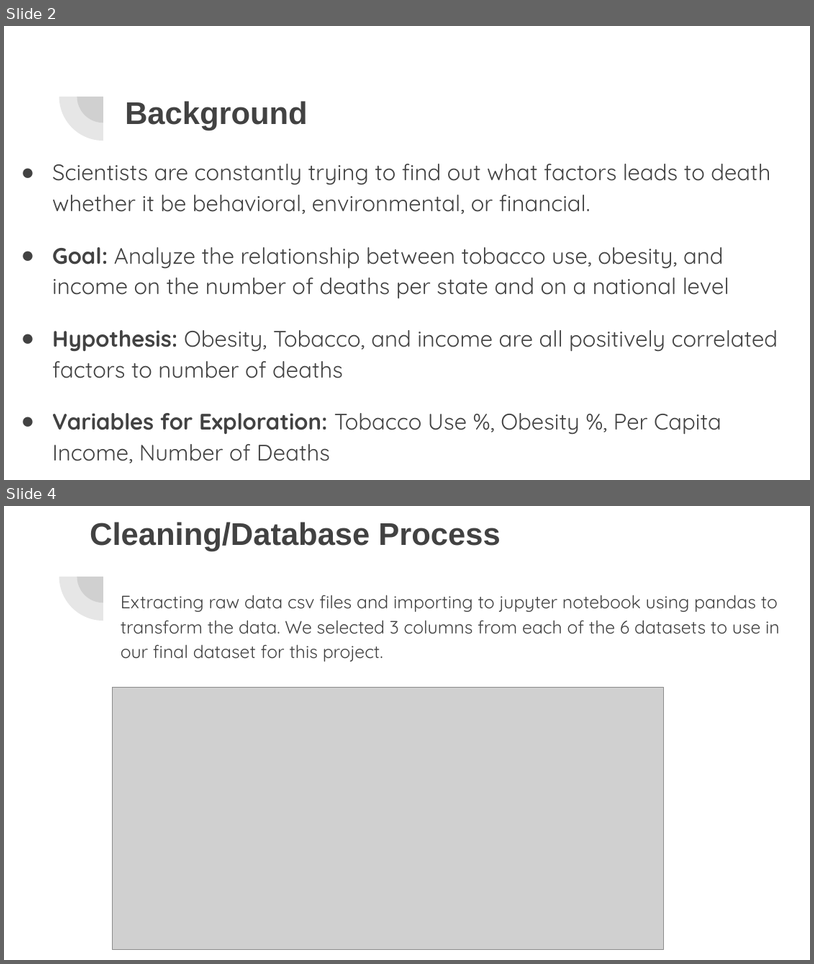
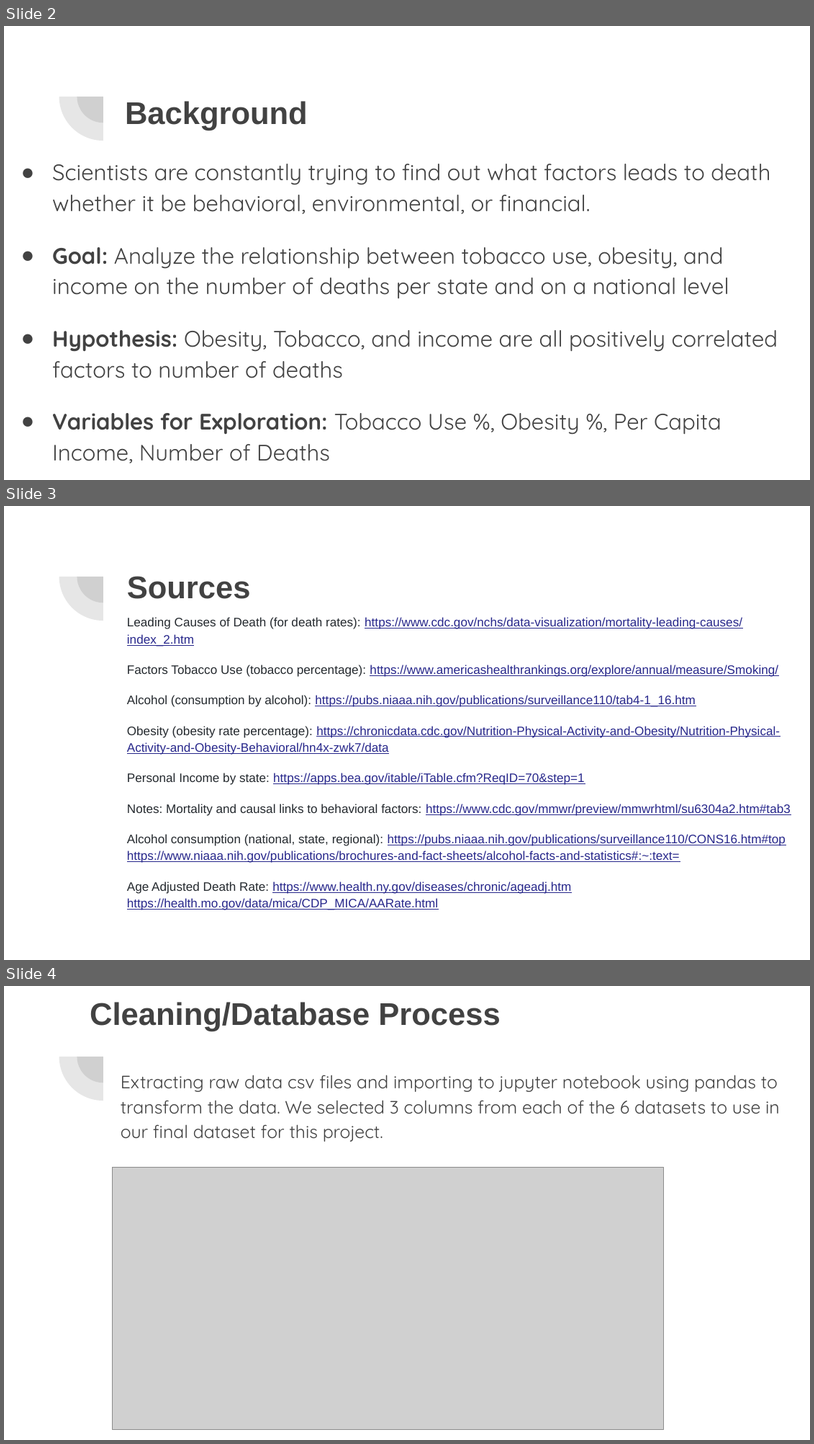
Before and after one commit to amagsino/Project-Causes-Of-Death-Analysis, a slide deck: Project 2-Cause of Death Analysis.pptx. Shown one above the other, each under a label of ours: slides 2 and 4 before the commit, slides 2, 3 and 4 after it; the slides between them are not shown. The pictures are 814x964 and 814x1444 pixels, drawn with LibreOffice and Linux fonts; fonts in the diff are those of the drawing; grey boxes stand for pictures. Boxes give left, top, right and bottom in pixels: in the first picture for what was removed or moved away, otherwise in the second. Text is boxed around its words. In the diff, an @@ line names an element or a change of style, - is before the commit and + after.

```diff
--- a/Project 2-Cause of Death Analysis.pptx
+++ b/Project 2-Cause of Death Analysis.pptx
@@ slide 3 added at bbox=[4, 506, 810, 960], background #FFFFFF; not listed: 2 template elements that a slide beside it also shows @@
@@ title added at bbox=[127, 576, 251, 599], 28 pt, text #424242, bold @@
+Sources
@@ text added at bbox=[127, 617, 791, 910], 11 pt, text #27278B, underline @@
+Leading Causes of Death (for death rates): https://www.cdc.gov/nchs/data-visualization/mortality-leading-causes/index_2.htm
+Factors Tobacco Use (tobacco percentage): https://www.americashealthrankings.org/explore/annual/measure/Smoking/
+Alcohol (consumption by alcohol): https://pubs.niaaa.nih.gov/publications/surveillance110/tab4-1_16.htm
+Obesity (obesity rate percentage): https://chronicdata.cdc.gov/Nutrition-Physical-Activity-and-Obesity/Nutrition-Physical-Activity-and-Obesity-Behavioral/hn4x-zwk7/data
+Personal Income by state: https://apps.bea.gov/itable/iTable.cfm?ReqID=70&step=1
+Notes: Mortality and causal links to behavioral factors: https://www.cdc.gov/mmwr/preview/mmwrhtml/su6304a2.htm#tab3
+Alcohol consumption (national, state, regional): https://pubs.niaaa.nih.gov/publications/surveillance110/CONS16.htm#top https://www.niaaa.nih.gov/publications/brochures-and-fact-sheets/alcohol-facts-and-statistics#:~:text=
+Age Adjusted Death Rate: https://www.health.ny.gov/diseases/chronic/ageadj.htm https://health.mo.gov/data/mica/CDP_MICA/AARate.html
```
Also in this commit, not shown: 7 other files.
